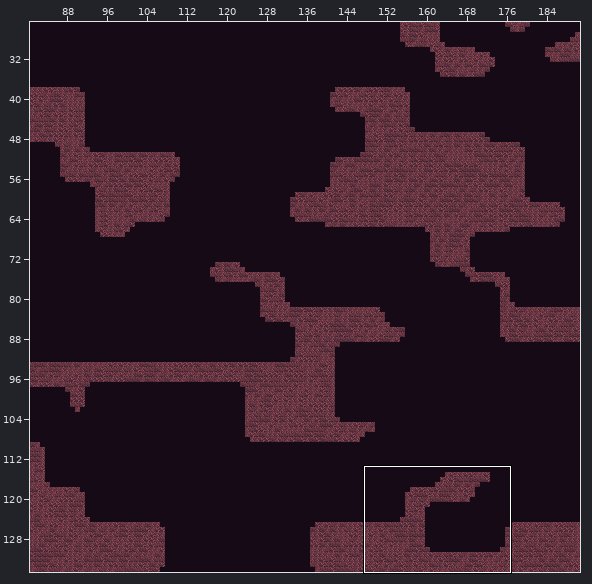
A Tiled map gets an edit: android/assets/maps/level1.tmx. The picture above shows the old version from afar; the outline marks the close-up.
Close-up. Earlier state:
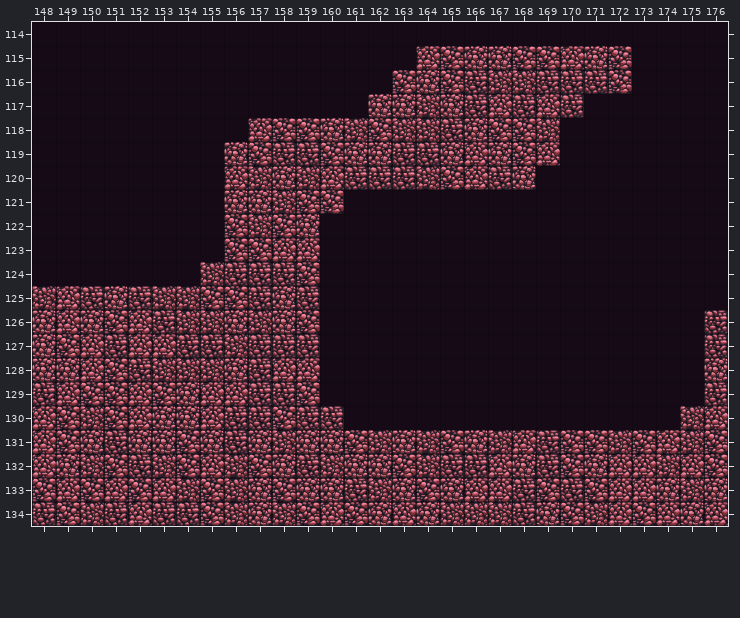
Cells are 64x64 px. Shown: x 148..176, y 114..134. The commit also changed other parts of the map, which this record leaves out.
The result:
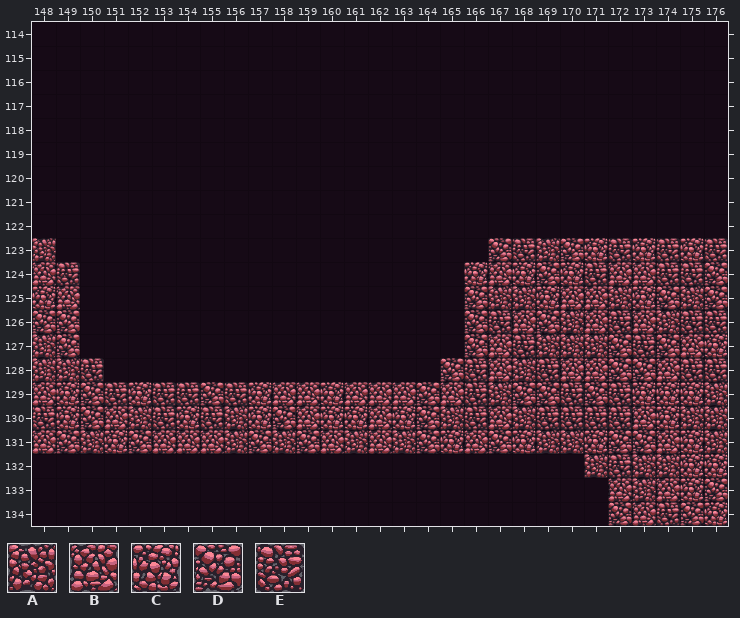
Key: from "tileMapGutter": A 5, B 6, C 7, D 8, E 9.
_ is an empty cell.
What changed:
{"where": "layer \"terrain\""}
{"y":115,"x":164,"old":"BDCCDDBCD","new":"_________"}
{"y":116,"x":163,"old":"DCDEAAEEED","new":"__________"}
{"y":117,"x":162,"old":"CCACEBEBE","new":"_________"}
{"y":118,"x":157,"old":"BDDCADAAECDDA","new":"_____________"}
{"y":119,"x":156,"old":"CDEEDCCEECBCDB","new":"______________"}
{"y":120,"x":156,"old":"BACABEEEADBEC","new":"_____________"}
{"y":121,"x":156,"old":"CCADD","new":"_____"}
{"y":122,"x":156,"old":"DADC","new":"____"}
{"y":123,"x":148,"old":"_","new":"A"}
{"y":123,"x":156,"old":"DDBB","new":"____"}
{"y":123,"x":167,"old":"__________","new":"DEADCECECE"}
{"y":124,"x":148,"old":"__","new":"BE"}
{"y":124,"x":155,"old":"AEEED","new":"_____"}
{"y":124,"x":166,"old":"___________","new":"CBCDCEBBEED"}
{"y":125,"x":148,"old":"A","new":"C"}
{"y":125,"x":150,"old":"ECEAADDECE","new":"__________"}
{"y":125,"x":166,"old":"___________","new":"DAACBBACDAD"}
{"y":126,"x":148,"old":"CBCDBEAACACD","new":"DD__________"}
{"y":126,"x":166,"old":"__________","new":"DEBDABEBAE"}
{"y":127,"x":148,"old":"C","new":"A"}
{"y":127,"x":150,"old":"BEBBEEAEEE","new":"__________"}
{"y":127,"x":166,"old":"__________E","new":"DBEAAADEDBC"}
{"y":128,"x":148,"old":"CCBDEAAACEBB","new":"AAE_________"}
{"y":128,"x":165,"old":"___________C","new":"DEBAEBBDDBEE"}
{"y":129,"x":148,"old":"EB","new":"BC"}
{"y":129,"x":151,"old":"DBDCBBEED________________E","new":"ECEEDECBBCBBBDBEADDEDECCCA"}
{"y":130,"x":148,"old":"BDADBC","new":"ECDBAE"}
{"y":130,"x":155,"old":"BEE","new":"EAC"}
{"y":130,"x":159,"old":"EE______________","new":"BCCBCDAEBAEEEEBC"}
{"y":130,"x":176,"old":"B","new":"A"}
{"y":131,"x":150,"old":"CECCDCEC","new":"ACDBBBAD"}
{"y":131,"x":159,"old":"CCDACADCABEDDA","new":"DBABADCBDCAACD"}
{"y":131,"x":175,"old":"AD","new":"CA"}
{"y":132,"x":148,"old":"BCADEADBADCEACCDAEEBCEDCBB","new":"_______________________AEA"}
{"y":132,"x":175,"old":"BD","new":"CC"}
{"y":133,"x":148,"old":"DBDBDBADACDCCEACDCBBEDED","new":"________________________"}
{"y":133,"x":173,"old":"BCAC","new":"ABCD"}
{"y":134,"x":148,"old":"EDAEBEEDACADBDCBCAAAECDABDBCB","new":"________________________DBEDC"}
{"label":"changed","picture_box":[32,46,728,526]}
